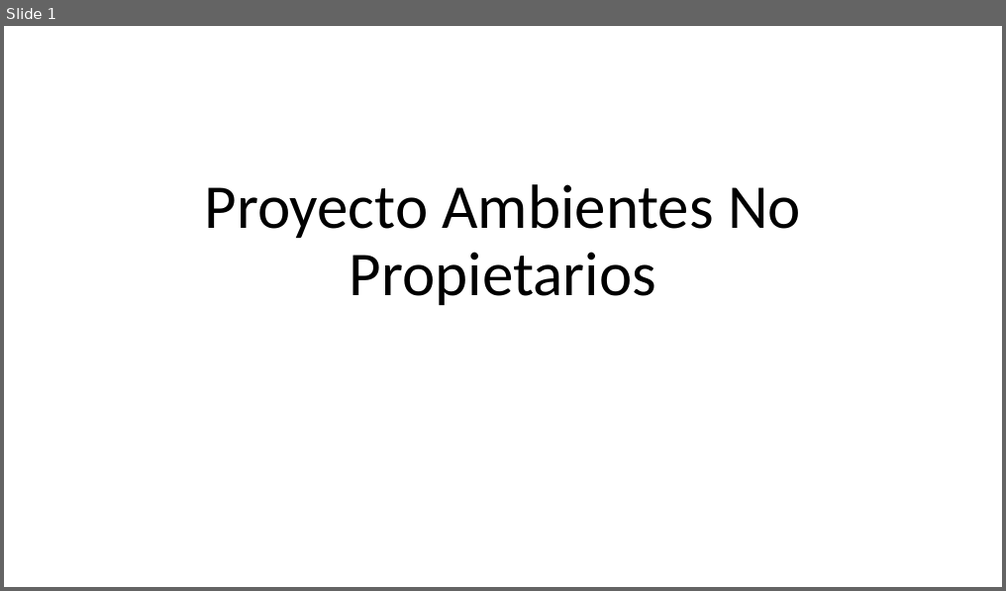
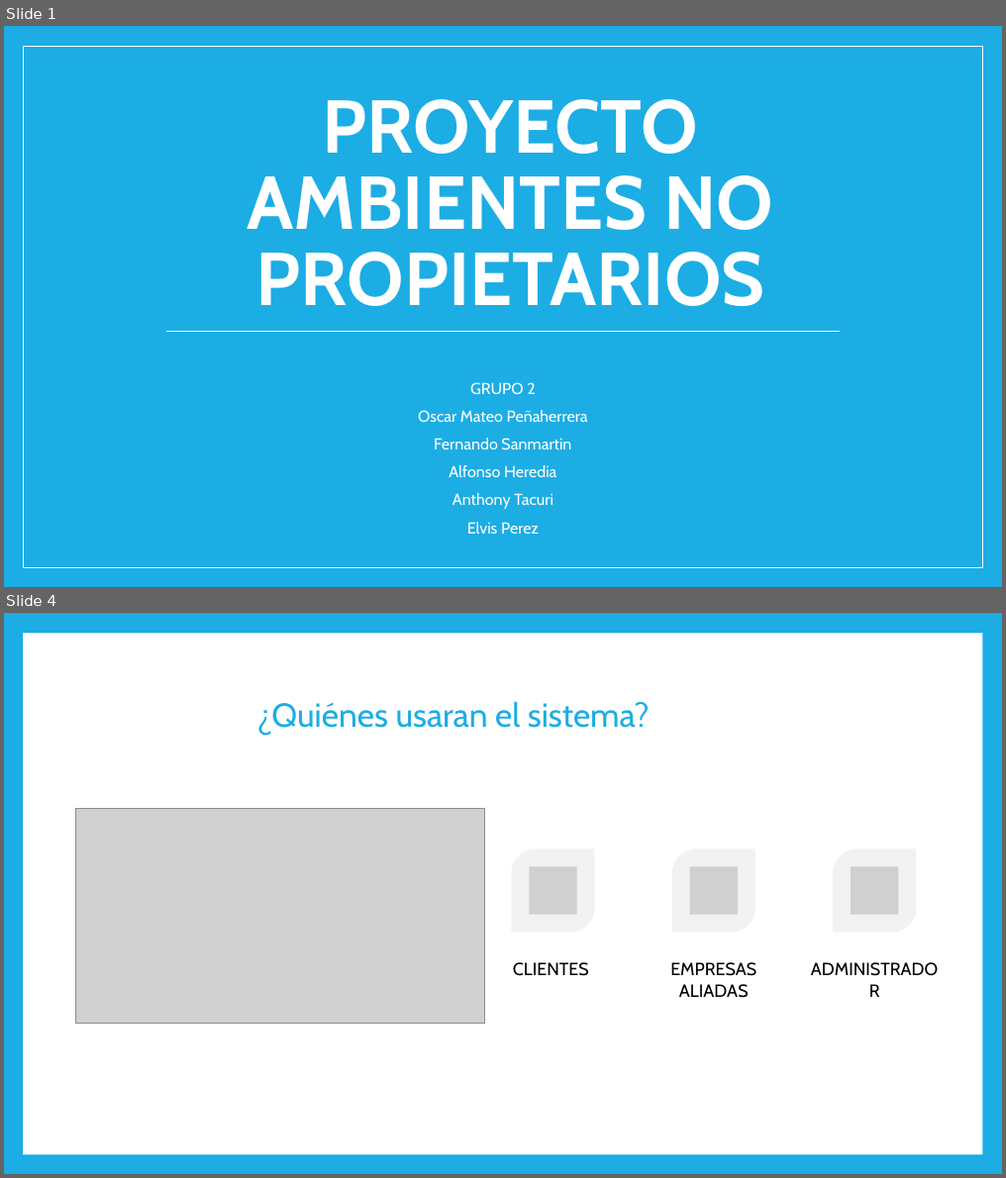
Before and after one commit to tsi553-ambientes-no-propietarios-2019a/proyecto-semestre-grupo-2, a slide deck: Proyecto Ambientes No Propietarios.pptx. Shown one above the other, each under a label of ours: slide 1 before the commit, slides 1 and 4 after it; the slides between them are not shown. The pictures are 1006x591 and 1006x1178 pixels, drawn with LibreOffice and Linux fonts; fonts in the diff are those of the drawing; grey boxes stand for pictures. Boxes give left, top, right and bottom in pixels: in the first picture for what was removed or moved away, otherwise in the second. Text is boxed around its words. In the diff, an @@ line names an element or a change of style, - is before the commit and + after.

```diff
--- a/Proyecto Ambientes No Propietarios.pptx
+++ b/Proyecto Ambientes No Propietarios.pptx
@@ slide 4 added at bbox=[4, 613, 1002, 1174], background #1CADE4 @@
@@ rectangle added at bbox=[23, 633, 982, 1155], fill #FFFFFF @@
@@ title added at bbox=[256, 701, 649, 735], 32 pt, text #1CADE4 @@
+¿Quiénes usaran el sistema?
@@ picture added at bbox=[75, 808, 484, 1023] @@
@@ group added at bbox=[512, 849, 944, 1014]: 3 round diag rects, 3 pictures, 3 texts @@
+CLIENTES
+EMPRESAS ALIADAS
+ADMINISTRADOR
@@ slide 1 changed as well @@
@@ background #FFFFFF to #1CADE4 @@
@@ rectangle added at bbox=[23, 46, 982, 568], fill #1CADE4, outline #FFFFFF 1 pt @@
@@ title at bbox=[248, 99, 773, 306]: text changed; size 60 to 72 pt; font Calibri to Cabin; text colour #000000 to #FFFFFF; bold on @@
-Proyecto Ambientes No Propietarios
+PROYECTO AMBIENTES NO PROPIETARIOS
@@ line added from (165, 332) to (840, 332), #FFFFFF 0.79 pt @@
@@ subtitle added at bbox=[418, 382, 588, 534], 15.3 pt, text #FFFFFF @@
+GRUPO 2
+Oscar Mateo Peñaherrera
+Fernando Sanmartin
+Alfonso Heredia
+Anthony Tacuri
+Elvis Perez
```
Also in this commit, not shown: 2 other slides added, 4 other files.
